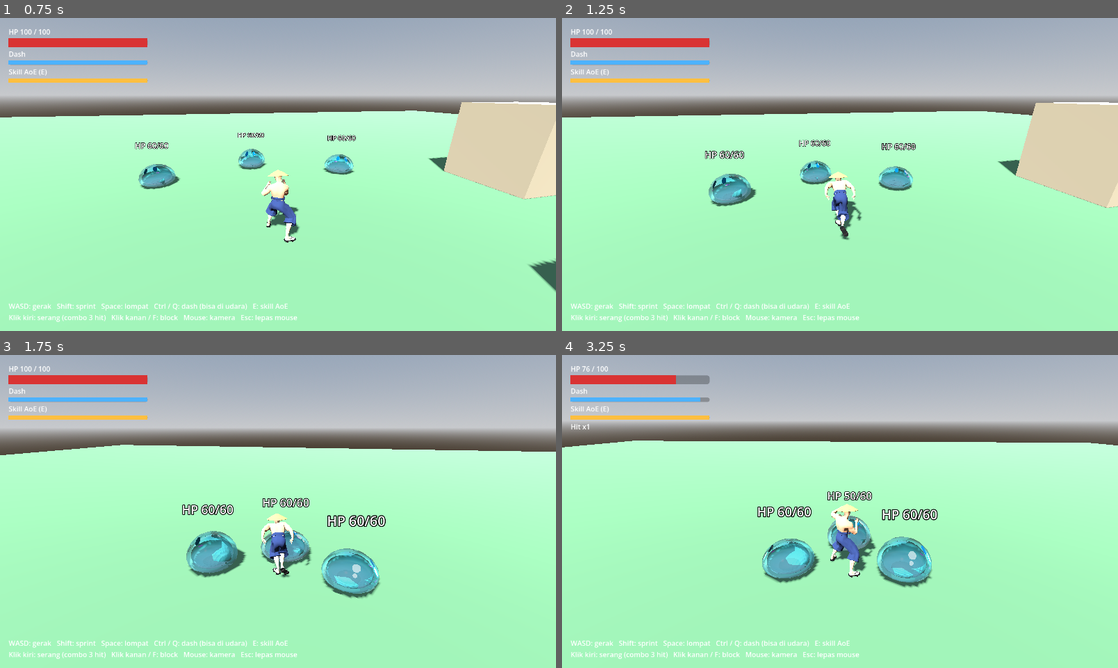
Above: before the commit, frames 1-4 (two rows, left to right).
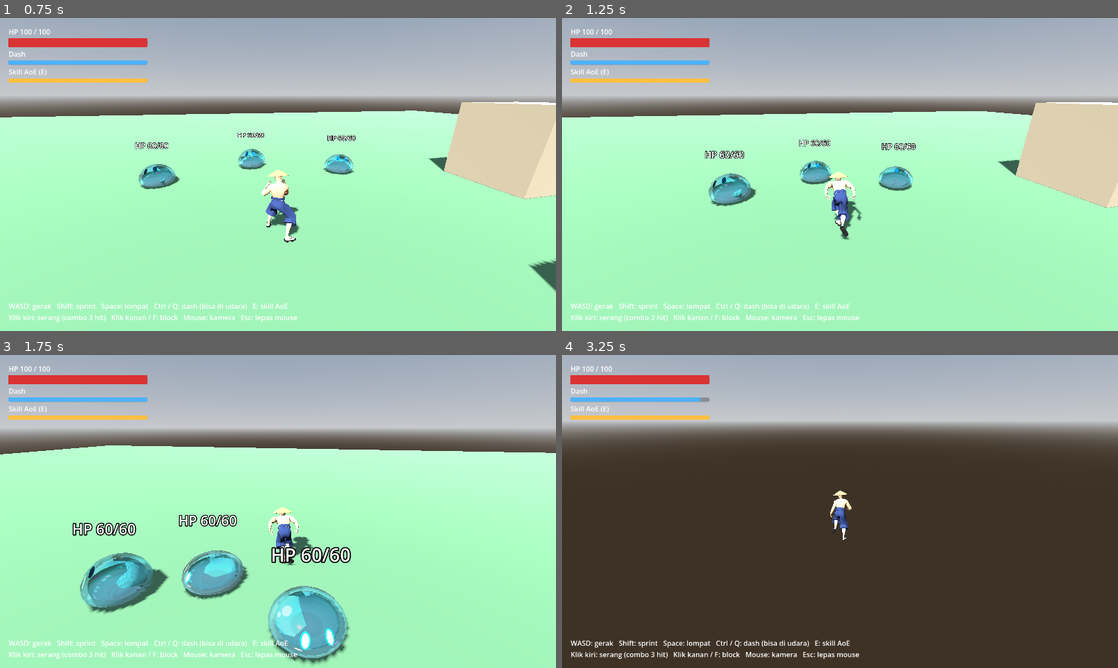
Above: after the commit, the same moments.

Repository: nikaidou-manip/samurai3d
Game: Godot game, scene res://main.tscn
Two runs of this game, one before a commit and one after it. Both use one fixed random seed, a clock stepped at 60 frames per second and the inputs below.
Inputs (mouse positions are in pixels of both pictures, inside the frame that each line leads up to):
- Up to frame 1 (0.75 s): tap Enter at 0.5 s; move the mouse to (305, 174) at 0.52 s; hold W (move_forward) from 0.53 s (still down); click (305, 174) at 0.6 s
- Up to frame 2 (1.25 s): keep holding W (move_forward); tap Space (jump) at 0.77 s
- Up to frame 3 (1.75 s): keep holding W (move_forward); move the mouse to (250, 511) at 1.27 s; tap F (block) at 1.35 s; tap Space (jump) at 1.52 s
- Up to frame 4 (3.25 s): keep holding W (move_forward); move the mouse to (851, 505) at 2.02 s; tap Ctrl (dash) at 2.1 s; move the mouse to (834, 517) at 2.77 s; tap Shift (run) at 2.85 s; click (834, 517) at 2.92 s; tap Space (jump) at 3.02 s

Frame 1 is identical in both runs. In frame 2, 0.1% of the frame differs, in the area x 5-99%, y 26-71%; in frame 3, 11%; in frame 4, 72%, in the area x 0-100%, y 3-100%.

Commit message:
niga

Diff:
--- a/main.tscn
+++ b/main.tscn
@@ -52,71 +52,71 @@
 [sub_resource type="BoxShape3D" id="BoxShape3D_p44lu"]
 size = Vector3(3, 3, 3)
 
-[node name="Main" type="Node3D"]
+[node name="Main" type="Node3D" unique_id=492063583]
 script = ExtResource("1_2y0bw")
 
-[node name="WorldEnvironment" type="WorldEnvironment" parent="."]
+[node name="WorldEnvironment" type="WorldEnvironment" parent="." unique_id=726016185]
 environment = SubResource("Environment_agrih")
 
-[node name="Sun" type="DirectionalLight3D" parent="."]
+[node name="Sun" type="DirectionalLight3D" parent="." unique_id=1466704624]
 transform = Transform3D(0.866025, 0.383022, -0.321394, 0, 0.642788, 0.766044, 0.5, -0.663414, 0.55667, 0, 0, 0)
 shadow_enabled = true
 
-[node name="Arena" type="Node3D" parent="."]
+[node name="Arena" type="Node3D" parent="." unique_id=291632542]
 
-[node name="Floor" type="StaticBody3D" parent="Arena"]
+[node name="Floor" type="StaticBody3D" parent="Arena" unique_id=1728034330]
 transform = Transform3D(1, 0, 0, 0, 1, 0, 0, 0, 1, 0, -0.5, 0)
 
-[node name="MeshInstance3D" type="MeshInstance3D" parent="Arena/Floor"]
+[node name="MeshInstance3D" type="MeshInstance3D" parent="Arena/Floor" unique_id=1566566727]
 material_override = SubResource("StandardMaterial3D_doyi6")
 mesh = SubResource("BoxMesh_5s3l5")
 
-[node name="CollisionShape3D" type="CollisionShape3D" parent="Arena/Floor"]
+[node name="CollisionShape3D" type="CollisionShape3D" parent="Arena/Floor" unique_id=1473211796]
 shape = SubResource("BoxShape3D_7wqft")
 
-[node name="Platform1" type="StaticBody3D" parent="Arena"]
+[node name="Platform1" type="StaticBody3D" parent="Arena" unique_id=989852173]
 transform = Transform3D(1, 0, 0, 0, 1, 0, 0, 0, 1, 6, 0.5, 4)
 
-[node name="MeshInstance3D" type="MeshInstance3D" parent="Arena/Platform1"]
+[node name="MeshInstance3D" type="MeshInstance3D" parent="Arena/Platform1" unique_id=1226903160]
 material_override = SubResource("StandardMaterial3D_c4t0v")
 mesh = SubResource("BoxMesh_52sbo")
 
-[node name="CollisionShape3D" type="CollisionShape3D" parent="Arena/Platform1"]
+[node name="CollisionShape3D" type="CollisionShape3D" parent="Arena/Platform1" unique_id=2141734757]
 shape = SubResource("BoxShape3D_e5mqn")
 
-[node name="Platform2" type="StaticBody3D" parent="Arena"]
+[node name="Platform2" type="StaticBody3D" parent="Arena" unique_id=644375231]
 transform = Transform3D(1, 0, 0, 0, 1, 0, 0, 0, 1, -7, 1, 5)
 
-[node name="MeshInstance3D" type="MeshInstance3D" parent="Arena/Platform2"]
+[node name="MeshInstance3D" type="MeshInstance3D" parent="Arena/Platform2" unique_id=1306229708]
 material_override = SubResource("StandardMaterial3D_ogsa5")
 mesh = SubResource("BoxMesh_rmqcl")
 
-[node name="CollisionShape3D" type="CollisionShape3D" parent="Arena/Platform2"]
+[node name="CollisionShape3D" type="CollisionShape3D" parent="Arena/Platform2" unique_id=1814102792]
 shape = SubResource("BoxShape3D_475w8")
 
-[node name="Platform3" type="StaticBody3D" parent="Arena"]
+[node name="Platform3" type="StaticBody3D" parent="Arena" unique_id=1508073912]
 transform = Transform3D(1, 0, 0, 0, 1, 0, 0, 0, 1, 10, 1.5, -2)
 
-[node name="MeshInstance3D" type="MeshInstance3D" parent="Arena/Platform3"]
+[node name="MeshInstance3D" type="MeshInstance3D" parent="Arena/Platform3" unique_id=1020750420]
 material_override = SubResource("StandardMaterial3D_s5077")
 mesh = SubResource("BoxMesh_8wct8")
 
-[node name="CollisionShape3D" type="CollisionShape3D" parent="Arena/Platform3"]
+[node name="CollisionShape3D" type="CollisionShape3D" parent="Arena/Platform3" unique_id=1544110108]
 shape = SubResource("BoxShape3D_p44lu")
 
-[node name="Player" parent="." instance=ExtResource("2_c1c6e")]
+[node name="Player" parent="." unique_id=665257998 instance=ExtResource("2_c1c6e")]
 transform = Transform3D(1, 0, 0, 0, 1, 0, 0, 0, 1, 0, 0.1, 0)
 
-[node name="Enemies" type="Node3D" parent="."]
+[node name="Enemies" type="Node3D" parent="." unique_id=1949490145]
 
-[node name="Dummy1" parent="Enemies" instance=ExtResource("3_c4o5y")]
+[node name="Dummy1" parent="Enemies" unique_id=171802321 instance=ExtResource("3_c4o5y")]
 transform = Transform3D(1, 0, 0, 0, 1, 0, 0, 0, 1, 0, 0.1, -8)
 
-[node name="Dummy2" parent="Enemies" instance=ExtResource("3_c4o5y")]
+[node name="Dummy2" parent="Enemies" unique_id=2006472629 instance=ExtResource("3_c4o5y")]
 transform = Transform3D(1, 0, 0, 0, 1, 0, 0, 0, 1, 5, 0.1, -6)
 
-[node name="Dummy3" parent="Enemies" instance=ExtResource("3_c4o5y")]
+[node name="Dummy3" parent="Enemies" unique_id=1301113068 instance=ExtResource("3_c4o5y")]
 transform = Transform3D(1, 0, 0, 0, 1, 0, 0, 0, 1, -5, 0.1, -6)
 
-[node name="HUD" type="CanvasLayer" parent="."]
+[node name="HUD" type="CanvasLayer" parent="." unique_id=1110092697]
 script = ExtResource("4_slm3r")
--- a/project.godot
+++ b/project.godot
@@ -8,11 +8,15 @@
 
 config_version=5
 
+[animation]
+
+compatibility/default_parent_skeleton_in_mesh_instance_3d=true
+
 [application]
 
 config/name="samurai3dcoy"
 run/main_scene="res://main.tscn"
-config/features=PackedStringArray("4.5", "Forward Plus")
+config/features=PackedStringArray("4.7", "Forward Plus")
 
 [display]
 
--- a/scripts/player.gd
+++ b/scripts/player.gd
@@ -58,7 +58,7 @@
 @export var jump_strip_vertical := true       ## hilangkan lonjakan Hips di clip jump (fisika yang lompat)
 
 @export_group("Movement")
-@export var walk_speed := 10
+@export var walk_speed := 50
 @export var sprint_speed := 15
 @export var accel := 60.0
 @export var turn_speed := 14.0
Not shown, changed: assets/enemies/slime.glb.import
Not shown, changed: assets/samurai/attack1.fbx.import
Not shown, changed: assets/samurai/attack2.fbx.import
Not shown, changed: assets/samurai/attack3.fbx.import
Not shown, changed: assets/samurai/block.fbx.import
Not shown, changed: assets/samurai/dash_air.fbx.import
Not shown, changed: assets/samurai/dash_ground.fbx.import
Not shown, changed: assets/samurai/idle.fbx.import
Not shown, changed: assets/samurai/jump.fbx.import
Not shown, changed: assets/samurai/run.fbx.import
Not shown: 1 places in main.tscn that only renumber resources
